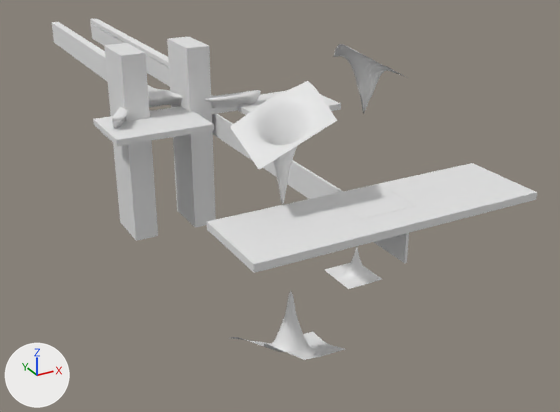
The Blender file Assets/models/cave/room02/room02c.blend: old version first, new version second.
The view is the same before and after, from a camera (50 mm lens) standing at (-124.1, -143.3, 17.4) and looking at (-94.7, -89.9, -9.3). The lights are fixed; the arrows at lower left show +X, +Y and +Z.

The first picture shows '02a.009_ledge.000', '02a.009_stalag.000', '02a.009_stalag.001', 'Cube', 'forward_platform', 'half_wall.002', 'moving_platform', 'platform_track', 'rear_platform'.
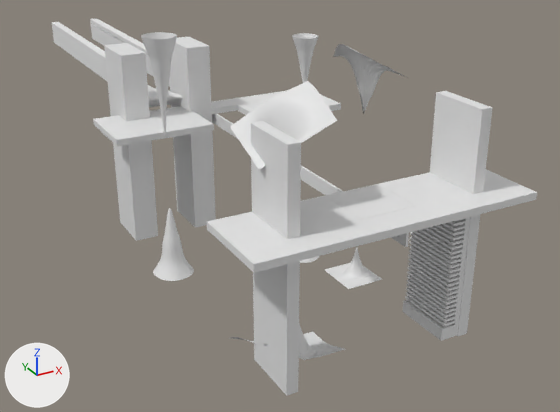
Commit message: room02c: more mesh work on mining equipment

Where the newer file only moved an object's origin or applied its transform, the numbers keep the older frame.

Edits to the bpy script that builds the scene:
```text
Add mat_portal02_main:
    mat_portal02_main = diffuse_material('portal02_main')
    mat_portal02_main.base_color = (0.8, 0.8, 0.8)  # white #e7e7e7
Change me_cube_002:
    where me_cube_002.from_pydata(...)  # 8 vertices, 6 faces; spans x -0.1..0.1, y -15.1..15.1, z -1.0..1.0
    used by ob_platform_track; location = (-98.17, -96.41, -2.96)
    me_cube_002 part 1: the whole mesh is scaled about its middle by (1, 1, 0.482), then moved by (0.0, 0.0, 0.5)
Change me_cube:
    used by ob_02a_009_ledge_000; parent = ob_02a_009; location = (-100.8, -82.28, -0.591); scale = (1.0, 0.488, 0.435)
    remove me_cube.from_pydata(...)  # 618 vertices, 616 faces; spans x -6.9..6.9, y -9.5..8.5, z -2.6..0.2
    add me_cube.from_pydata(...)  # 259 vertices, 242 faces; spans x -3.7..0.8, y -3.5..8.5, z -1.7..0.2
    me_cube part 2: 190 vertices removed from x 0.7..6.9, y -7.2..-1.2, z -2.6..0.2
    me_cube part 3: 169 vertices removed from x -6.9..-3.7, y -9.5..3.9, z -2.6..0.2
Add me_cube_008:
    me_cube_008.from_pydata(...)  # 1075 vertices, 956 faces; spans x -0.13..0.183, y 0.0..0.281, z -0.768..0.698
    me_cube_008.materials.append(mat_portal02_main)  # its picture is missing
Add me_cube_012:
    me_cube_012.from_pydata(...)  # 176 vertices, 162 faces; spans x -1.6..1.6, y -1.5..1.5, z -8.2..6.9
    me_cube_012.polygons.foreach_set('use_smooth', [True] * 162)
Add me_cube_011:
    me_cube_011.from_pydata(...)  # 152 vertices, 138 faces; spans x -1.8..1.8, y -1.7..1.7, z -8.0..9.5
    me_cube_011.polygons.foreach_set('use_smooth', [True] * 138)
Add me_cube_007:
    me_cube_007.from_pydata(...)  # a box spanning x 6.26..7.07, y -1.0..1.0, z -1.0..1.0
Add ob_vents:
    ob_vents = bpy.data.objects.new('vents', me_cube_008)
    ob_vents.location = (-92.51, -107.72, -6.66)
    ob_vents.rotation_euler = (0.0, 0.0, 3.142)  # degrees (0, 0, 180)
    ob_vents.scale = (4.62, 7.57, 6.75)
    _m = ob_vents.modifiers.new('Mirror', 'MIRROR')
    _m.use_axis = (False, True, False)
    _m.use_clip = True
Add ob_stalag_002:
    ob_stalag_002 = bpy.data.objects.new('stalag.002', me_cube_012)
    ob_stalag_002.location = (-94.24, -93.0, -2.77)
    ob_stalag_002.rotation_euler = (0.0, 0.0, -1.291)  # degrees (0, 0, -74)
    ob_stalag_002.scale = (1.0, 1.0, 1.21)
    _m = ob_stalag_002.modifiers.new('Subsurf', 'SUBSURF')
Add ob_stalag_001:
    ob_stalag_001 = bpy.data.objects.new('stalag.001', me_cube_011)
    ob_stalag_001.location = (-105.23, -91.5, -3.67)
    ob_stalag_001.rotation_euler = (0.0, 0.0, -1.291)  # degrees (0, 0, -74)
    ob_stalag_001.scale = (1.0, 1.0, 1.07)
    _m = ob_stalag_001.modifiers.new('Subsurf', 'SUBSURF')
Add ob_pilons_002:
    ob_pilons_002 = bpy.data.objects.new('pilons.002', me_cube_007)
    ob_pilons_002.location = (-98.17, -107.73, -3.96)
    ob_pilons_002.scale = (1.0, 2.14, 7.99)
    _m = ob_pilons_002.modifiers.new('Mirror', 'MIRROR')
```

What differs and where, as boxes [x1, y1, x2, y2] in the pictures (560 x 412 px):
'pilons.002', added
    after: [251, 91, 493, 396]
'vents', added
    after: [402, 217, 470, 341]
'stalag.001', added
    after: [141, 32, 194, 281]
'platform_track', mesh rescaled (11% shorter)
    before: [212, 114, 409, 263]
    after: [212, 114, 409, 247]
'02a.009_ledge.000', reshaped
    before: [112, 85, 261, 128]
    after: [148, 85, 183, 107]
'stalag.002', added
    after: [292, 33, 319, 263]
part 2 of me_cube, deleted
    before: [204, 90, 261, 108]
part 3 of me_cube, deleted
    before: [112, 106, 129, 128]
